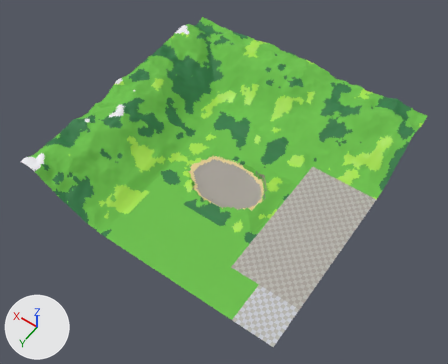
Before and after pictures for a commit that changed the FBX model ragdoll-couriers/art/export/Terrain_SE.fbx.
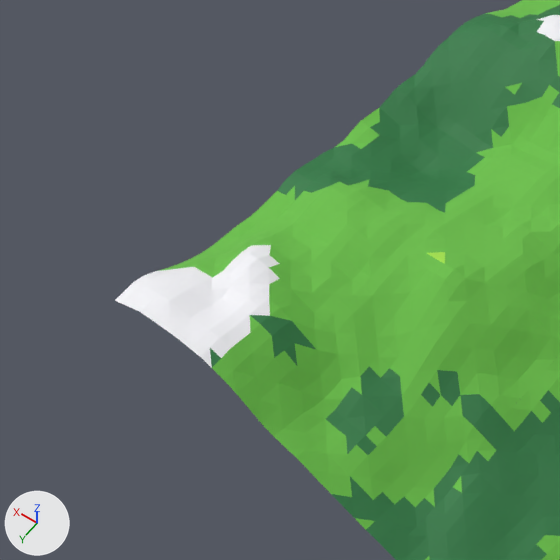
The first picture shows the older version from a 50 mm camera at (-466.0, 1020.0, 2575.0) aimed at (706.0, -619.0, -1.0). The close-ups show the older and then the newer version on the part from 1% to 20% of the width and 32% to 55% of the height of that picture. Only the edits that show in the close-ups are written down. Lighting does not change. The marker at lower left points along +X, +Y and +Z. Where no turn or scale is listed for an object, it has been applied to the vertices.

The scene before the commit, as lines of its bpy script (objects in view):
```python
me_chunk_10_5 = bpy.data.meshes.new('Chunk_10_5')
me_chunk_10_5.from_pydata(...)  # 530 vertices, 984 faces; spans x -125.0..125.0, y -125.0..125.0, z 0.0..136.0
me_chunk_10_5.materials.append(mat_palette)
me_chunk_11_4 = bpy.data.meshes.new('Chunk_11_4')
me_chunk_11_4.from_pydata(...)  # 617 vertices, 1138 faces; spans x -125.0..125.0, y -125.0..125.0, z 123.0..214.0
me_chunk_11_4.materials.append(mat_palette)
me_chunk_11_5 = bpy.data.meshes.new('Chunk_11_5')
me_chunk_11_5.from_pydata(...)  # 624 vertices, 1151 faces; spans x -125.0..125.0, y -125.0..125.0, z 94.0..223.0
me_chunk_11_5.materials.append(mat_palette)
ob_chunk_10_5 = bpy.data.objects.new('Chunk_10_5', me_chunk_10_5)
ob_chunk_10_5.location = (1125.0, -125.0, 0.0)
ob_chunk_11_4 = bpy.data.objects.new('Chunk_11_4', me_chunk_11_4)
ob_chunk_11_4.location = (1375.0, -375.0, 0.0)
ob_chunk_11_5 = bpy.data.objects.new('Chunk_11_5', me_chunk_11_5)
ob_chunk_11_5.location = (1375.0, -125.0, 0.0)
```
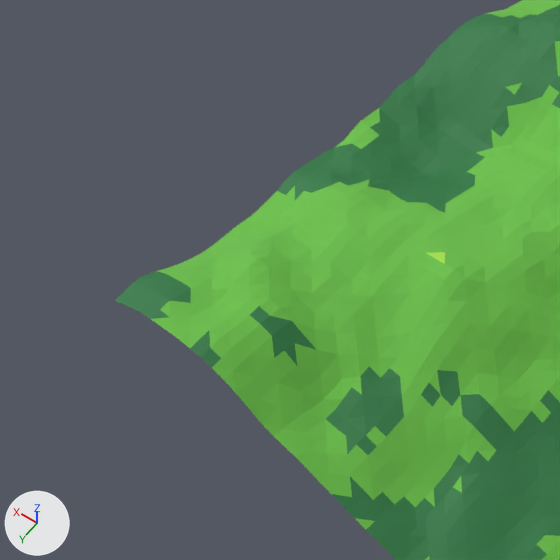
The change, as a diff of the scene's bpy script:
```diff
--- a/ragdoll-couriers/art/export/Terrain_SE.fbx.py
+++ b/ragdoll-couriers/art/export/Terrain_SE.fbx.py
@@ me_chunk_11_4 @@
 # used by ob_chunk_11_4; location = (1375.0, -375.0, 0.0)
-me_chunk_11_4.from_pydata(...)  # 617 vertices, 1138 faces; spans x -125.0..125.0, y -125.0..125.0, z 123.0..214.0
+me_chunk_11_4.from_pydata(...)  # 616 vertices, 1136 faces; spans x -125.0..125.0, y -125.0..125.0, z 123.0..214.0
+# me_chunk_11_4 part 1: 15 kept faces spanning x -35.0..75.0, y -125.0..-15.0, z 207.0..214.0 get new texture (UV) coordinates
+# edits to the shape of me_chunk_11_4 do not show in these pictures
 me_chunk_11_4.materials.append(mat_palette)
@@ me_chunk_11_5 @@
 # used by ob_chunk_11_5; location = (1375.0, -125.0, 0.0)
-me_chunk_11_5.from_pydata(...)  # 624 vertices, 1151 faces; spans x -125.0..125.0, y -125.0..125.0, z 94.0..223.0
+me_chunk_11_5.from_pydata(...)  # 623 vertices, 1149 faces; spans x -125.0..125.0, y -125.0..125.0, z 94.0..223.0
+# me_chunk_11_5 part 2: 1 vertex added at x 85.0, y 115.0, z 222.0
+# me_chunk_11_5 part 3: 133 kept faces spanning x 25.0..125.0, y 15.0..125.0, z 208.0..223.0 get new texture (UV) coordinates
+# other edits to the shape of me_chunk_11_5 do not show in these pictures
 me_chunk_11_5.materials.append(mat_palette)
```

Where the change shows, as pixel boxes [x1, y1, x2, y2] in the close-ups (560 x 560 px):
part 1 of me_chunk_11_4, surface changed (white to green)
    both: [537, 15, 560, 41]
part 2 of me_chunk_11_5, added
    after: [150, 301, 170, 319]
part 3 of me_chunk_11_5, surface changed (white to green)
    both: [115, 245, 271, 358]
